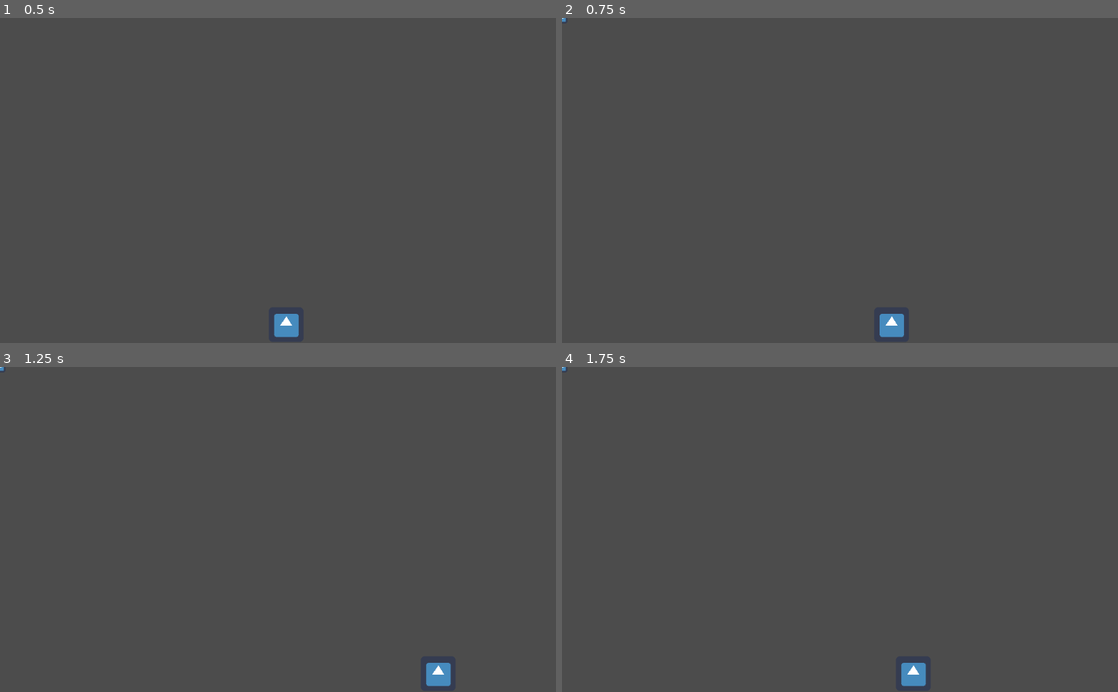
Above: before the commit, frames 1-4 (two rows, left to right).
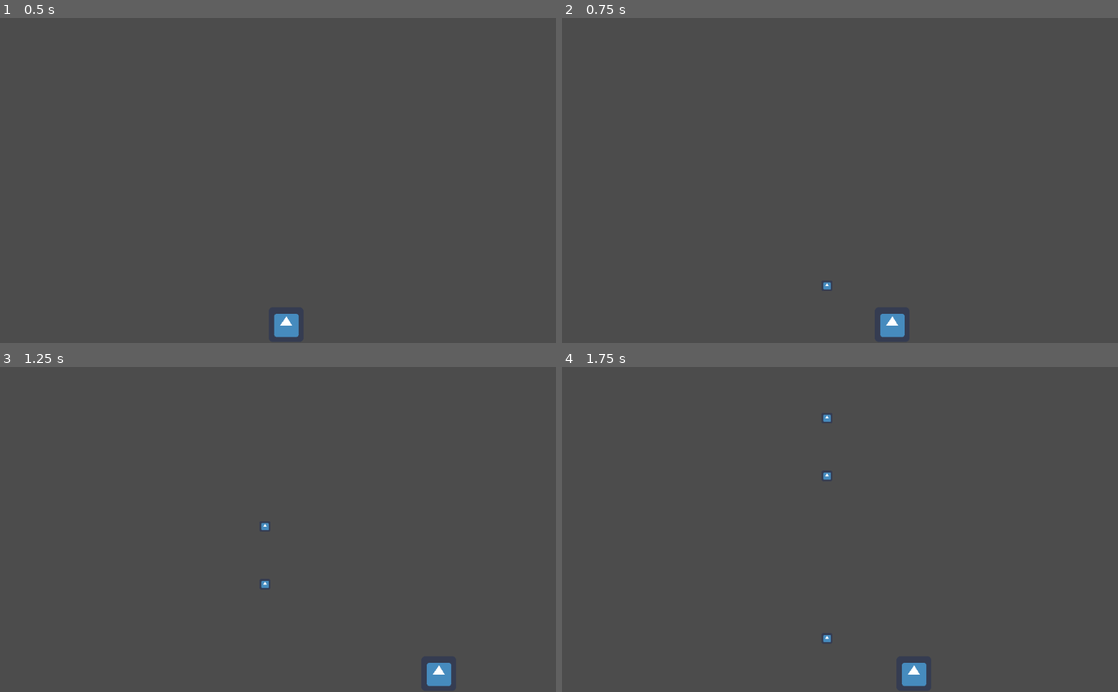
Above: after the commit, the same moments.

Repository: Santyru-C/space-invaders-clone
Game: Godot game, scene res://scenes/Main.tscn
Two runs of this game, one before a commit and one after it. Both use one fixed random seed, a clock stepped at 60 frames per second and the inputs below. The project has no main scene, so this scene is started directly. The engine's default icon, where the game draws it, is replaced by a stand-in: a white triangle on a blue panel in a dark square.
Inputs:
- Up to frame 1 (0.5 s): no input
- Up to frame 2 (0.75 s): tap Enter (ui_accept) at 0.5 s; hold Right (ui_right) from 0.53 s (still down)
- Up to frame 3 (1.25 s): keep holding Right (ui_right); tap Enter (ui_accept) at 0.77 s
- Up to frame 4 (1.75 s): release Right (ui_right) at 1.28 s; hold Left (ui_left) from 1.28 s (still down); tap Enter (ui_accept) at 1.52 s

Frame 1 is identical in both runs. In frame 2, less than 0.1% of the frame differs, in the area x 0-62%, y 0-99%; in frame 3, 0.1%; in frame 4, 0.1%, in the area x 0-66%, y 0-99%.

Commit message:
add new bullet scene

Diff:
--- a/project/scenes/actors/Proyectile.gd
+++ b/project/scenes/actors/Proyectile.gd
@@ -1,12 +1,12 @@
 extends KinematicBody2D
 
+export(int) var bullet_speed = 400
+var direction = Vector2(0, -1)
 
-# Declare member variables here. Examples:
-# var a = 2
-# var b = "text"
+func _physics_process(delta):
+	var velocity = direction * bullet_speed
+	var collision = move_and_collide(velocity * delta)
 
-
-# Called when the node enters the scene tree for the first time.
 func _ready():
 	pass # Replace with function body.
 
--- a/project/scenes/actors/Proyectile.tscn
+++ b/project/scenes/actors/Proyectile.tscn
@@ -1,11 +1,14 @@
-[gd_scene load_steps=3 format=2]
+[gd_scene load_steps=4 format=2]
 
 [ext_resource path="res://assets/sprites/icon.png" type="Texture" id=1]
+[ext_resource path="res://scenes/actors/Proyectile.gd" type="Script" id=2]
 
 [sub_resource type="RectangleShape2D" id=1]
 extents = Vector2( 9, 9 )
 
 [node name="Proyectile" type="KinematicBody2D"]
+position = Vector2( 488, 581 )
+script = ExtResource( 2 )
 __meta__ = {
 "_edit_group_": true
 }
